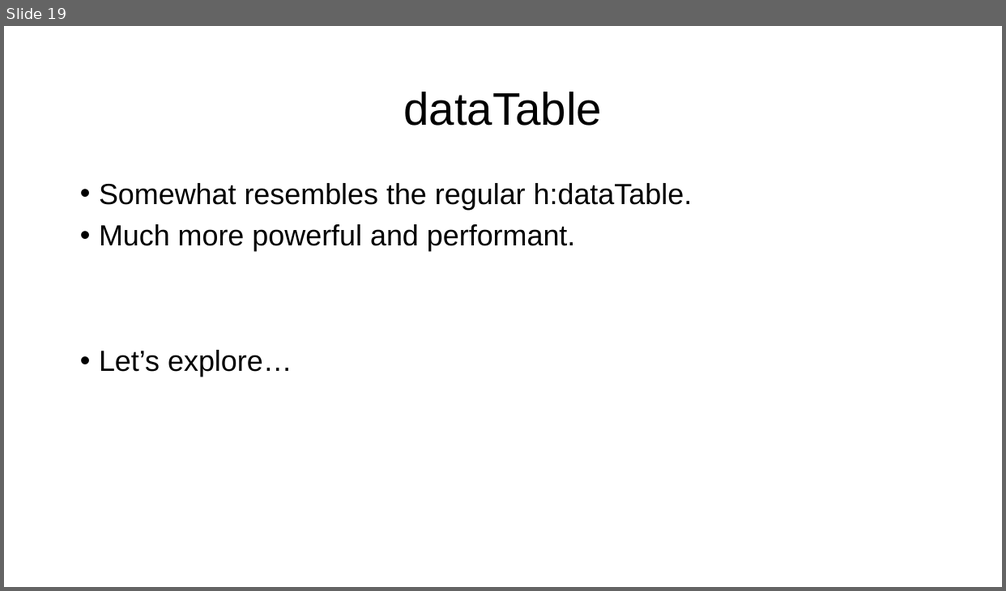
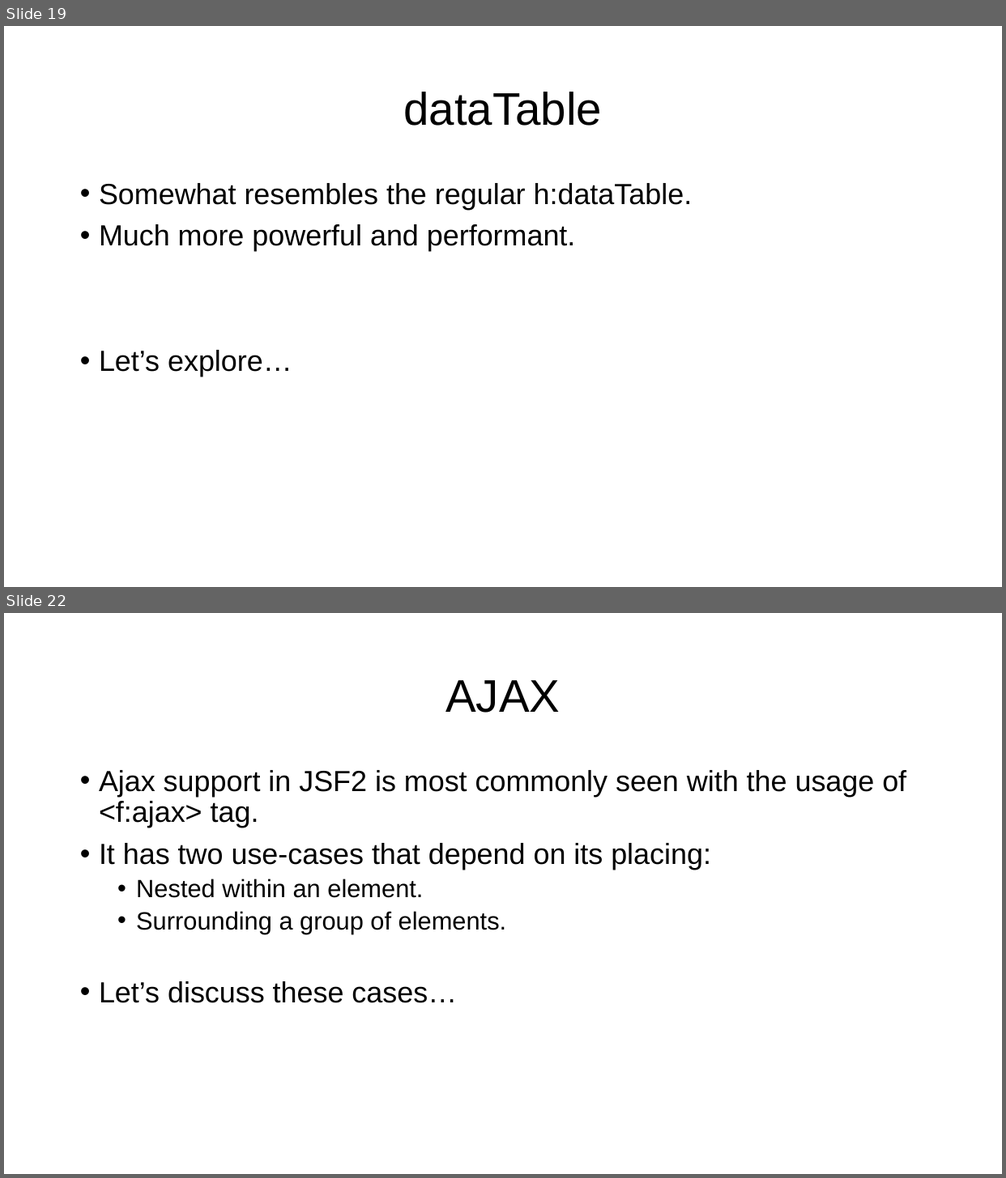
Before and after one commit to shimib/jjsf, a slide deck: jsf_part3.pptx. Shown one above the other, each under a label of ours: slide 19 before the commit, slides 19 and 22 after it; the slides between them are not shown. The pictures are 1006x591 and 1006x1178 pixels, drawn with LibreOffice and Linux fonts; fonts in the diff are those of the drawing; background and template pictures are left out. Boxes give left, top, right and bottom in pixels: in the first picture for what was removed or moved away, otherwise in the second. Text is boxed around its words. In the diff, an @@ line names an element or a change of style, - is before the commit and + after.

```diff
--- a/jsf_part3.pptx
+++ b/jsf_part3.pptx
@@ slide 22 added at (4,613,1002,1174), background #FFFFFF @@
@@ title added at (445,680,560,713), 44 pt, text #000000 @@
+AJAX
@@ text added at (99,770,906,1003), 28 pt, text #000000 @@
+• Ajax support in JSF2 is most commonly seen with the usage of <f:ajax> tag.
+• It has two use-cases that depend on its placing:
+  • Nested within an element.
+  • Surrounding a group of elements.
+• Let’s discuss these cases…
```
Also in this commit, not shown: 6 other slides added, 1 other file.
